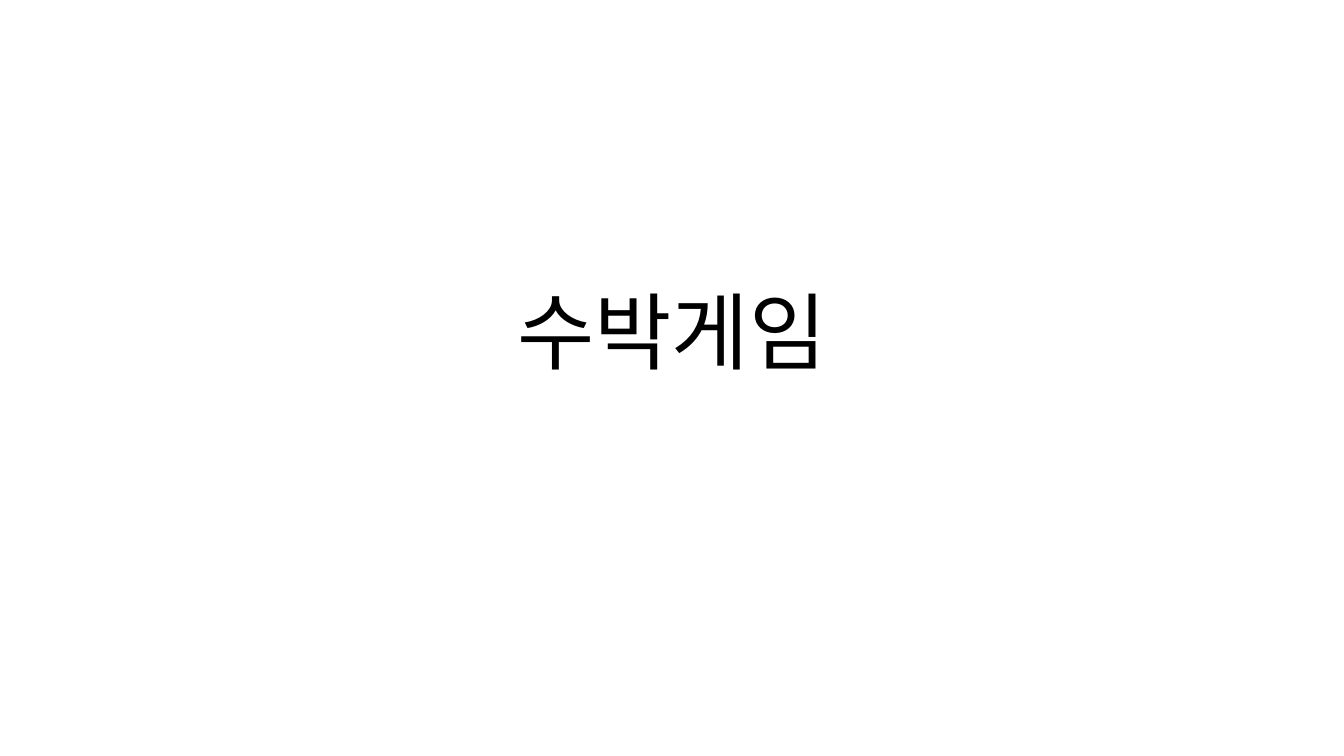
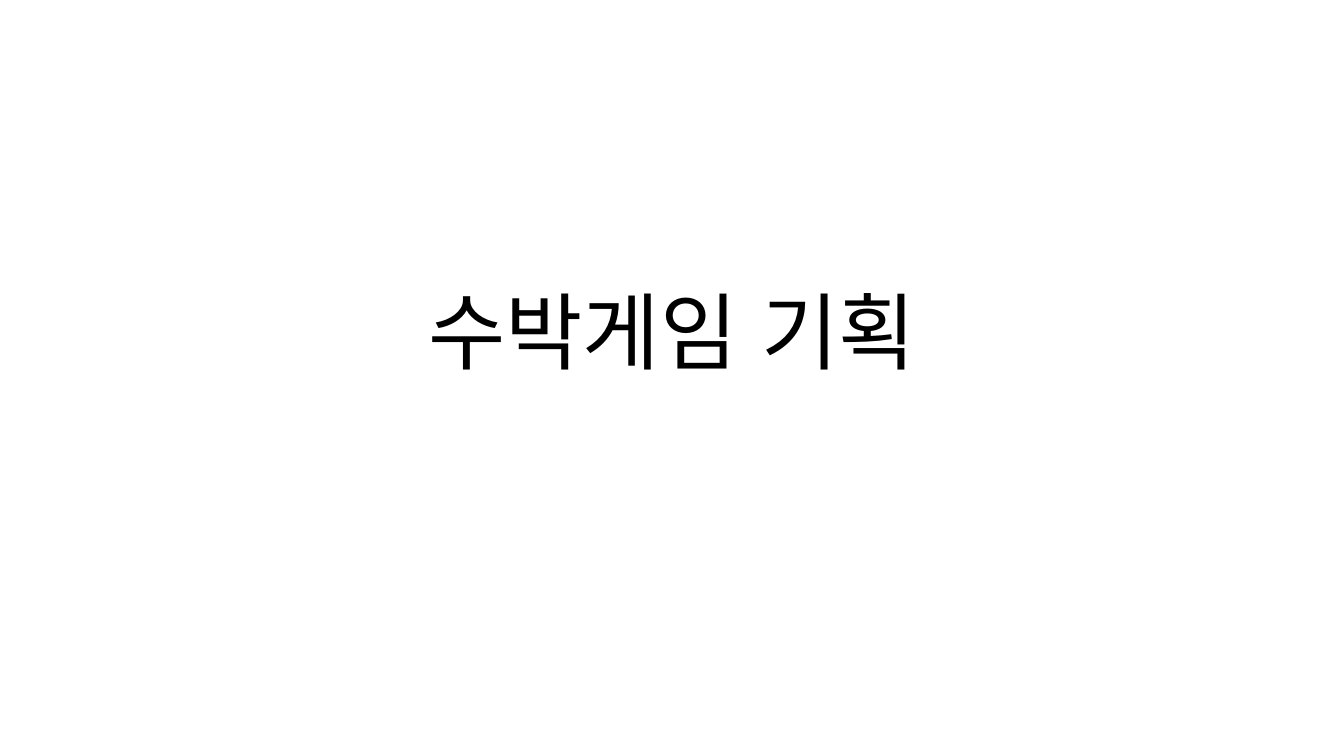
Before and after one commit to AniWhY0909/SSC_WM_Project, a slide deck: slide 1 of Documents/Suika.Watermelon/박정우 기획서.pptx. Drawn at 1344x756 pixels with LibreOffice and Linux fonts; fonts in the diff are those of the drawing. Boxes give left, top, right and bottom in pixels: in the first picture for what was removed or moved away, otherwise in the second. Text is boxed around its words. In the diff, an @@ line names an element or a change of style, - is before the commit and + after.

Commit message:
기획서 재수정
기획서 내용 보완

```diff
--- a/Documents/Suika.Watermelon/박정우 기획서.pptx
+++ b/Documents/Suika.Watermelon/박정우 기획서.pptx
@@ title at bbox=[428, 293, 916, 370]: text changed @@
-수박게임
+수박게임 기획
```
Also in this commit, not shown: 4 other slides changed, 1 slide added.
